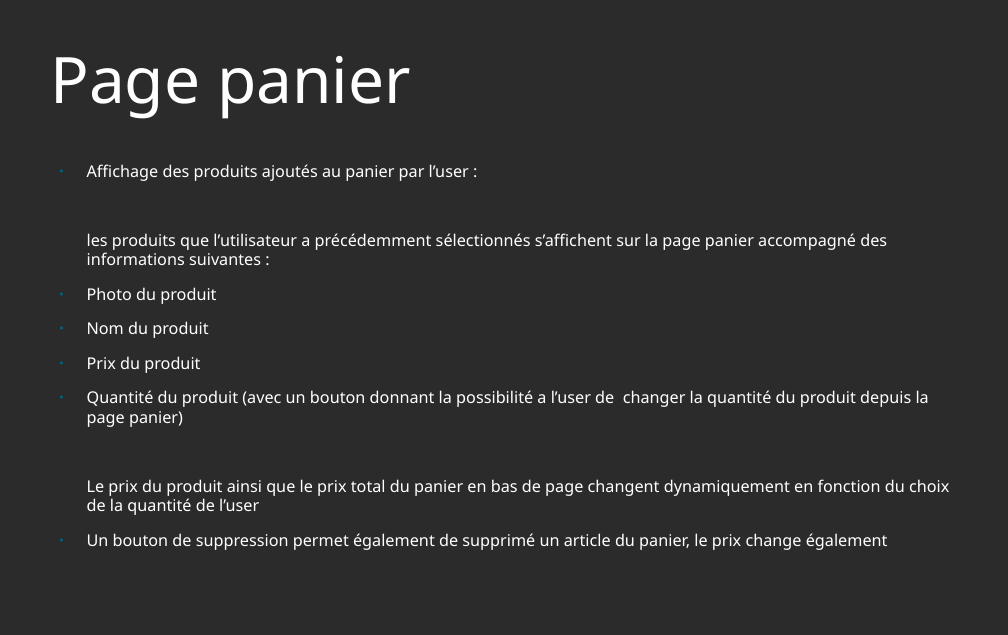
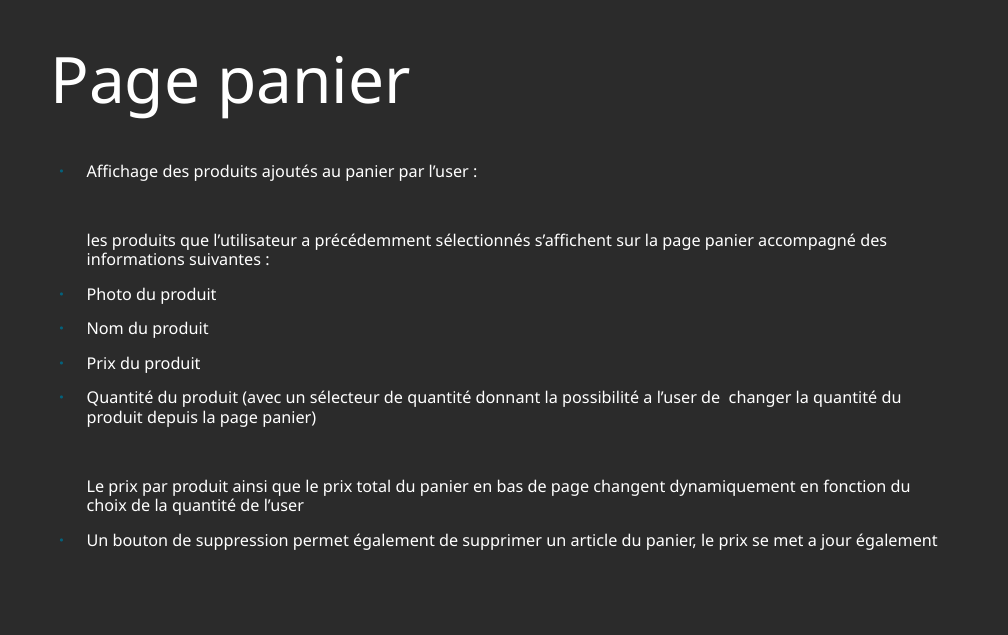
Before and after one commit to Rengodz/MezianeAnis_5_111020, a slide deck: slide 4 of PPT P5 Kanap.odp. Drawn at 1008x635 pixels with LibreOffice and Linux fonts; fonts in the diff are those of the drawing; background and template pictures are left out; a plain dark background stands for a picture behind light text. Boxes give left, top, right and bottom in pixels: in the first picture for what was removed or moved away, otherwise in the second. Text is boxed around its words. In the diff, an @@ line names an element or a change of style, - is before the commit and + after.

```diff
--- a/PPT P5 Kanap.odp
+++ b/PPT P5 Kanap.odp
@@ text at box(87, 390, 938, 550): text changed @@
-● Quantité du produit (avec un bouton donnant la possibilité a l’user de changer la quantité du produit depuis la page panier)
-Le prix du produit ainsi que le prix total du panier en bas de page changent dynamiquement en fonction du choix de la quantité de l’user
-● Un bouton de suppression permet également de supprimé un article du panier, le prix change également
+● Quantité du produit (avec un sélecteur de quantité donnant la possibilité a l’user de changer la quantité du produit depuis la page panier)
+Le prix par produit ainsi que le prix total du panier en bas de page changent dynamiquement en fonction du choix de la quantité de l’user
+● Un bouton de suppression permet également de supprimer un article du panier, le prix se met a jour également
```
Also in this commit, not shown: 3 other slides changed, 1 slide added, 4 other files.
